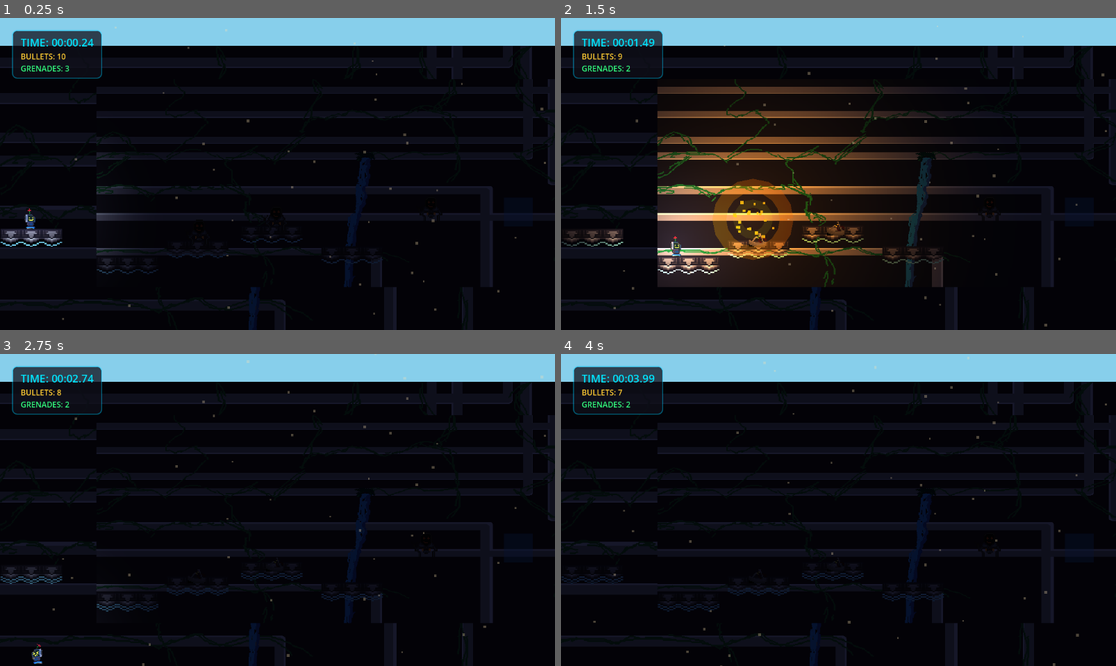
Above: before the commit, frames 1-4 (two rows, left to right).
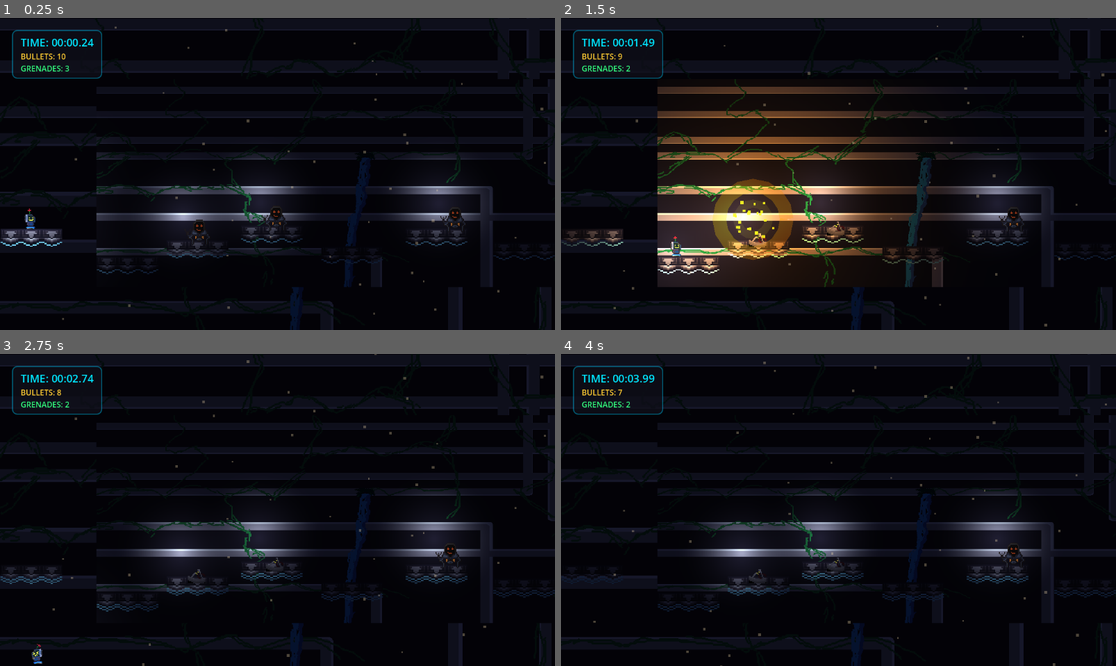
Above: after the commit, the same moments.

Repository: rafiathallah3/Reverse-Poppy
Game: Godot game, scene res://scene/level2.tscn
Two runs of this game, one before a commit and one after it. Both use one fixed random seed, a clock stepped at 60 frames per second and the inputs below. This scene is started directly instead of the project's main scene. Sound files missing from this copy of the repository are replaced by a short silence.
Inputs (mouse positions are in pixels of both pictures, inside the frame that each line leads up to):
- Up to frame 1 (0.25 s): no input
- Up to frame 2 (1.5 s): tap Enter at 0.5 s; move the mouse to (960, 158) at 0.52 s; hold D (move_right) 0.53-1.25 s; hold F (grenade) 0.53-1.25 s; click (960, 158) at 0.67 s; tap Space (jump) at 0.77 s; drag from (727, 189) to (832, 217) at 1.27 s
- Up to frame 3 (2.75 s): move the mouse to (333, 441) at 2.02 s; hold A (move_left) from 2.03 s (still down); hold E (shoot) from 2.03 s (still down)
- Up to frame 4 (4 s): release A (move_left) at 2.75 s; release E (shoot) at 2.75 s; drag from (810, 572) to (988, 544) at 2.77 s; move the mouse to (1005, 556) at 3.52 s; hold D (move_right) from 3.53 s (still down); tap Keypad Enter at 3.6 s; tap Space (jump) at 3.77 s

The runs differ from the first frame. In frame 1, 15% of the frame differs, in the area x 0-100%, y 0-100%; in frame 2, 15%; in frame 3, 15%; in frame 4, 15%.

Commit message:
added music to level

Diff:
--- a/scene/level1.tscn
+++ b/scene/level1.tscn
@@ -12,6 +12,8 @@
 [ext_resource type="PackedScene" uid="uid://dr2lmx8tbee1j" path="res://prefab/time_trigger_area.tscn" id="8_ldwqa"]
 [ext_resource type="Texture2D" uid="uid://53n8rlagdxb8" path="res://assets/PipesBackground.png" id="9_pipes"]
 [ext_resource type="PackedScene" uid="uid://tybkxowgocmt" path="res://prefab/destructible_box.tscn" id="11_e6f45"]
+[ext_resource type="AudioStream" uid="uid://dimu7ty8lhb0a" path="res://assets/ThemeSong/battlemusic.mp3" id="13_6i17f"]
+[ext_resource type="Script" uid="uid://ddtcks3xhtn78" path="res://scripts/level_music.gd" id="14_wrpia"]
 
 [sub_resource type="RectangleShape2D" id="RectangleShape2D_platform"]
 size = Vector2(337, 50)
@@ -260,6 +262,7 @@
 
 [node name="Level1" type="Node2D" unique_id=210175747]
 position = Vector2(98, 63)
+script = ExtResource("14_wrpia")
 
 [node name="Background" type="Sprite2D" parent="." unique_id=351554841]
 position = Vector2(85, 280)
@@ -497,5 +500,11 @@
 color = Color(1, 0.9, 0.7, 0.3)
 
 [node name="DestructibleBox" parent="." unique_id=1973914487 instance=ExtResource("11_e6f45")]
-position = Vector2(776, 206)
+position = Vector2(761, 206)
 scale = Vector2(0.47197032, 0.4826077)
+
+[node name="BattleMusic" type="AudioStreamPlayer" parent="." unique_id=1596141141]
+stream = ExtResource("13_6i17f")
+volume_db = -8.665
+
+[connection signal="finished" from="BattleMusic" to="." method="_on_battle_music_finished"]
--- a/scene/level2.tscn
+++ b/scene/level2.tscn
@@ -9,6 +9,8 @@
 [ext_resource type="PackedScene" uid="uid://bq37curpo5rm1" path="res://prefab/enemy_1.tscn" id="8_3ud3r"]
 [ext_resource type="PackedScene" uid="uid://dr2lmx8tbee1j" path="res://prefab/time_trigger_area.tscn" id="8_ldwqa"]
 [ext_resource type="Texture2D" uid="uid://53n8rlagdxb8" path="res://assets/PipesBackground.png" id="9_pipes"]
+[ext_resource type="AudioStream" uid="uid://dimu7ty8lhb0a" path="res://assets/ThemeSong/battlemusic.mp3" id="13_music"]
+[ext_resource type="Script" uid="uid://ddtcks3xhtn78" path="res://scripts/level_music.gd" id="14_music_script"]
 
 [sub_resource type="RectangleShape2D" id="RectangleShape2D_large"]
 size = Vector2(129, 38)
@@ -38,14 +40,8 @@
 [sub_resource type="RectangleShape2D" id="RectangleShape2D_medium"]
 size = Vector2(128, 41)
 
-[sub_resource type="RectangleShape2D" id="RectangleShape2D_tall"]
-size = Vector2(48, 150)
-
 [sub_resource type="RectangleShape2D" id="RectangleShape2D_small"]
-size = Vector2(50, 50)
-
-[sub_resource type="RectangleShape2D" id="RectangleShape2D_narrow"]
-size = Vector2(40, 50)
+size = Vector2(131, 36.5)
 
 [sub_resource type="AtlasTexture" id="AtlasTexture_idle_1"]
 atlas = ExtResource("4_poppy_idle")
@@ -117,6 +113,7 @@
 
 [node name="Level2" type="Node2D" unique_id=1209518241]
 position = Vector2(98, 63)
+script = ExtResource("14_music_script")
 
 [node name="Background" type="Sprite2D" parent="." unique_id=1624380459]
 position = Vector2(800, 280)
@@ -232,66 +229,109 @@
 animation = &"float"
 autoplay = "float"
 
-[node name="Climb1" type="CollisionShape2D" parent="MainPlatform" unique_id=844326899]
-position = Vector2(506, 221)
-shape = SubResource("RectangleShape2D_tall")
-
 [node name="Platform4_Peak" type="CollisionShape2D" parent="MainPlatform" unique_id=851307039]
 position = Vector2(758, 429)
 shape = SubResource("RectangleShape2D_large")
 
+[node name="AnimatedSprite_5" type="AnimatedSprite2D" parent="MainPlatform/Platform4_Peak" unique_id=1131618583]
+position = Vector2(-45.66638, 2.0002441)
+scale = Vector2(2.6667, 2.6667)
+sprite_frames = SubResource("SpriteFrames_epjhv")
+animation = &"float"
+autoplay = "float"
+
+[node name="AnimatedSprite_6" type="AnimatedSprite2D" parent="MainPlatform/Platform4_Peak" unique_id=2009909956]
+position = Vector2(-3.0064087, 2.0002441)
+scale = Vector2(2.6667, 2.6667)
+sprite_frames = SubResource("SpriteFrames_epjhv")
+animation = &"float"
+autoplay = "float"
+
+[node name="AnimatedSprite_7" type="AnimatedSprite2D" parent="MainPlatform/Platform4_Peak" unique_id=1444920055]
+position = Vector2(39.663574, 2.0002441)
+scale = Vector2(2.6667, 2.6667)
+sprite_frames = SubResource("SpriteFrames_epjhv")
+animation = &"float"
+autoplay = "float"
+
 [node name="Platform5_Down1" type="CollisionShape2D" parent="MainPlatform" unique_id=506067366]
-position = Vector2(700, 160)
+position = Vector2(932, 391)
 shape = SubResource("RectangleShape2D_small")
 
-[node name="Platform6_Down2" type="CollisionShape2D" parent="MainPlatform" unique_id=542821932]
-position = Vector2(780, 220)
+[node name="AnimatedSprite_8" type="AnimatedSprite2D" parent="MainPlatform/Platform5_Down1" unique_id=1064614638]
+position = Vector2(-44.66638, 3.0002441)
+scale = Vector2(2.6667, 2.6667)
+sprite_frames = SubResource("SpriteFrames_epjhv")
+animation = &"float"
+autoplay = "float"
+
+[node name="AnimatedSprite_9" type="AnimatedSprite2D" parent="MainPlatform/Platform5_Down1" unique_id=1047170234]
+position = Vector2(-2.0064087, 3.0002441)
+scale = Vector2(2.6667, 2.6667)
+sprite_frames = SubResource("SpriteFrames_epjhv")
+animation = &"float"
+autoplay = "float"
+
+[node name="AnimatedSprite_10" type="AnimatedSprite2D" parent="MainPlatform/Platform5_Down1" unique_id=1223426392]
+position = Vector2(40.663574, 3.0002441)
+scale = Vector2(2.6667, 2.6667)
+sprite_frames = SubResource("SpriteFrames_epjhv")
+animation = &"float"
+autoplay = "float"
+
+[node name="Platform9_Jump3" type="CollisionShape2D" parent="MainPlatform" unique_id=1668536681]
+position = Vector2(1110.5, 421)
 shape = SubResource("RectangleShape2D_small")
 
-[node name="Platform7_Jump1" type="CollisionShape2D" parent="MainPlatform" unique_id=299680054]
-position = Vector2(840, 280)
-shape = SubResource("RectangleShape2D_small")
-
-[node name="Platform8_Jump2" type="CollisionShape2D" parent="MainPlatform" unique_id=147908246]
-position = Vector2(900, 320)
-shape = SubResource("RectangleShape2D_small")
-
-[node name="Platform9_Jump3" type="CollisionShape2D" parent="MainPlatform" unique_id=1668536681]
-position = Vector2(960, 360)
-shape = SubResource("RectangleShape2D_small")
-
-[node name="Platform10_Narrows" type="CollisionShape2D" parent="MainPlatform" unique_id=1774697183]
-position = Vector2(1020, 380)
-shape = SubResource("RectangleShape2D_narrow")
+[node name="AnimatedSprite_8" type="AnimatedSprite2D" parent="MainPlatform/Platform9_Jump3" unique_id=695761950]
+position = Vector2(-40.66638, 2.0002441)
+scale = Vector2(2.6667, 2.6667)
+sprite_frames = SubResource("SpriteFrames_epjhv")
+animation = &"float"
+autoplay = "float"
+
+[node name="AnimatedSprite_9" type="AnimatedSprite2D" parent="MainPlatform/Platform9_Jump3" unique_id=1294711009]
+position = Vector2(1.9936523, 2.0002441)
+scale = Vector2(2.6667, 2.6667)
+sprite_frames = SubResource("SpriteFrames_epjhv")
+animation = &"float"
+autoplay = "float"
+
+[node name="AnimatedSprite_10" type="AnimatedSprite2D" parent="MainPlatform/Platform9_Jump3" unique_id=1143416000]
+position = Vector2(44.663574, 2.0002441)
+scale = Vector2(2.6667, 2.6667)
+sprite_frames = SubResource("SpriteFrames_epjhv")
+animation = &"float"
+autoplay = "float"
 
 [node name="Platform11_Final" type="CollisionShape2D" parent="MainPlatform" unique_id=464147123]
-position = Vector2(1100, 400)
+position = Vector2(1280, 384)
 shape = SubResource("RectangleShape2D_large")
+
+[node name="AnimatedSprite_8" type="AnimatedSprite2D" parent="MainPlatform/Platform11_Final" unique_id=1578960537]
+position = Vector2(-42.66638, 3.0002441)
+scale = Vector2(2.6667, 2.6667)
+sprite_frames = SubResource("SpriteFrames_epjhv")
+animation = &"float"
+autoplay = "float"
+
+[node name="AnimatedSprite_9" type="AnimatedSprite2D" parent="MainPlatform/Platform11_Final" unique_id=1011567850]
+position = Vector2(-0.0063476563, 3.0002441)
+scale = Vector2(2.6667, 2.6667)
+sprite_frames = SubResource("SpriteFrames_epjhv")
+animation = &"float"
+autoplay = "float"
+
+[node name="AnimatedSprite_10" type="AnimatedSprite2D" parent="MainPlatform/Platform11_Final" unique_id=1303933572]
+position = Vector2(42.663574, 3.0002441)
+scale = Vector2(2.6667, 2.6667)
+sprite_frames = SubResource("SpriteFrames_epjhv")
+animation = &"float"
+autoplay = "float"
 
 [node name="KillZone" type="Area2D" parent="MainPlatform" unique_id=1604287393]
 collision_layer = 0
 script = ExtResource("3_ebr37")
-
-[node name="AnimatedSprite_5" type="AnimatedSprite2D" parent="MainPlatform" unique_id=1131618583]
-position = Vector2(712.3336, 431.00024)
-scale = Vector2(2.6667, 2.6667)
-sprite_frames = SubResource("SpriteFrames_epjhv")
-animation = &"float"
-autoplay = "float"
-
-[node name="AnimatedSprite_6" type="AnimatedSprite2D" parent="MainPlatform" unique_id=2009909956]
-position = Vector2(754.9936, 431.00024)
-scale = Vector2(2.6667, 2.6667)
-sprite_frames = SubResource("SpriteFrames_epjhv")
-animation = &"float"
-autoplay = "float"
-
-[node name="AnimatedSprite_7" type="AnimatedSprite2D" parent="MainPlatform" unique_id=1444920055]
-position = Vector2(797.6636, 431.00024)
-scale = Vector2(2.6667, 2.6667)
-sprite_frames = SubResource("SpriteFrames_epjhv")
-animation = &"float"
-autoplay = "float"
 
 [node name="Player" type="CharacterBody2D" parent="." unique_id=1414785346]
 position = Vector2(85, 350)
@@ -316,19 +356,37 @@
 position = Vector2(399, 349)
 scale = Vector2(0.5, 0.5)
 
+[node name="PointLight2D" type="PointLight2D" parent="Enemy1" unique_id=188151842]
+energy = 1.3
+texture = SubResource("GradientTexture2D_light")
+texture_scale = 12.0
+metadata/_edit_lock_ = true
+
 [node name="Enemy2" parent="." unique_id=2141758742 instance=ExtResource("8_3ud3r")]
 position = Vector2(559, 320)
 scale = Vector2(0.5, 0.5)
 
+[node name="PointLight2D" type="PointLight2D" parent="Enemy2" unique_id=1562992975]
+energy = 1.3
+texture = SubResource("GradientTexture2D_light")
+texture_scale = 12.0
+metadata/_edit_lock_ = true
+
 [node name="Enemy3" parent="." unique_id=1781924806 instance=ExtResource("8_3ud3r")]
-position = Vector2(880, 300)
+position = Vector2(930, 322)
 scale = Vector2(0.5, 0.5)
 
+[node name="PointLight2D" type="PointLight2D" parent="Enemy3" unique_id=1072481491]
+energy = 1.3
+texture = SubResource("GradientTexture2D_light")
+texture_scale = 12.0
+metadata/_edit_lock_ = true
+
 [node name="LevelFinish" parent="." unique_id=1066231283 instance=ExtResource("7_3ud3r")]
-position = Vector2(1100, 340)
+position = Vector2(1315, 336)
 
 [node name="TimeTriggerArea" parent="." unique_id=1788768943 instance=ExtResource("8_ldwqa")]
-position = Vector2(1100, 340)
+position = Vector2(1315, 336)
 
 [node name="BackgroundCanvas" type="CanvasLayer" parent="." unique_id=2032204257]
 layer = -100
@@ -338,7 +396,8 @@
 anchors_preset = 15
 anchor_right = 1.0
 anchor_bottom = 1.0
-offset_top = 58.0
+offset_top = -4.0
+offset_right = 192.0
 offset_bottom = 58.0
 grow_horizontal = 2
 grow_vertical = 2
@@ -363,3 +422,9 @@
 scale_amount_min = 3.0
 scale_amount_max = 6.0
 color = Color(1, 0.9, 0.7, 0.3)
+
+[node name="BattleMusic" type="AudioStreamPlayer" parent="." unique_id=1596141142]
+stream = ExtResource("13_music")
+volume_db = -2.583
+
+[connection signal="finished" from="BattleMusic" to="." method="_on_battle_music_finished"]
--- /dev/null
+++ b/scripts/level_music.gd
@@ -0,0 +1,15 @@
+extends Node
+
+@onready var battle_music: AudioStreamPlayer = $BattleMusic
+
+func _ready() -> void:
+	if battle_music:
+		battle_music.play()
+
+func stop_music() -> void:
+	if battle_music and battle_music.playing:
+		battle_music.stop()
+
+func _on_battle_music_finished() -> void:
+	if battle_music:
+		battle_music.play()
Binary file removed: assets/night-cliff-126105.png
Not shown, added: scripts/level_music.gd.uid
